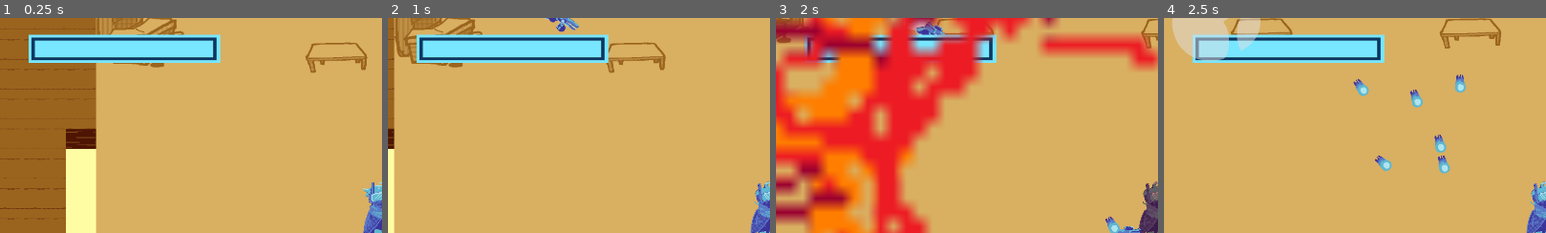
Above: before the commit, frames 1-4 (left to right).
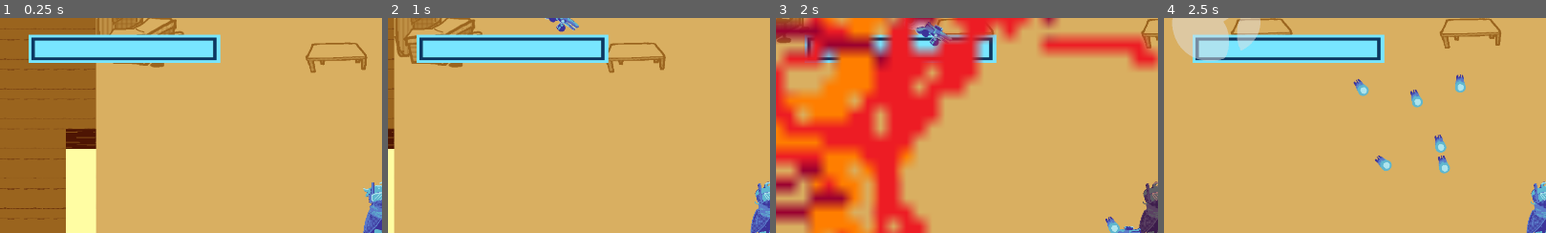
Above: after the commit, the same moments.

Repository: mid-at-coding/imgd-game
Game: Godot game, scene res://scenes/dungeon_saloon_game.tscn
Two runs of this game, one before a commit and one after it. Both use one fixed random seed, a clock stepped at 60 frames per second and the inputs below. This scene is started directly instead of the project's main scene. Sound files missing from this copy of the repository are replaced by a short silence.
Inputs (mouse positions are % of the whole screen's width and height, from its top left):
- Up to frame 1 (0.25 s): no input
- Up to frame 2 (1 s): tap Enter (accept_pickup) at 0.5 s; move the mouse to (72, 45) at 0.52 s; hold D (move_right) from 0.53 s (still down); hold Enter (accept_pickup) from 0.53 s (still down); click (72, 45) at 0.67 s
- Up to frame 3 (2 s): move the mouse to (30, 55) at 1.27 s; release D (move_right) at 1.28 s; release Enter (accept_pickup) at 1.28 s; hold S (move_down) from 1.28 s (still down); tap Space (use_wipe) at 1.35 s
- Up to frame 4 (2.5 s): move the mouse to (60, 28) at 2.02 s; release S (move_down) at 2.03 s; hold D (move_right) from 2.03 s (still down); hold Enter (accept_pickup) from 2.03 s (still down)
The pictures show only the part of the screen within x 0-50%, y 0-50%; the shares and areas given below are measured in that part.

Frames 1-2 are identical in both runs. In frame 3, 0.2% of the frame differs, in the area x 38-46%, y 7-14%; in frame 4, nothing differs.

Commit message:
feat: added spawners that can unlock doors

Diff:
--- a/game/scenes/dungeon_saloon_game.tscn
+++ b/game/scenes/dungeon_saloon_game.tscn
@@ -7,6 +7,7 @@
 [ext_resource type="PackedScene" uid="uid://dsw8raqgacxsc" path="res://scenes/player.tscn" id="3_b81me"]
 [ext_resource type="PackedScene" uid="uid://4a4h5aa2xyig" path="res://scenes/mob.tscn" id="5_qfjux"]
 [ext_resource type="Script" uid="uid://d1746gglsvtso" path="res://scripts/creature_data.gd" id="6_0sklo"]
+[ext_resource type="Script" uid="uid://b8pqsvvo5pfbj" path="res://scripts/spawner.gd" id="6_6nlq8"]
 [ext_resource type="PackedScene" uid="uid://xp88v303vdqs" path="res://scenes/parameter_gun.tscn" id="7_px73g"]
 [ext_resource type="Script" uid="uid://bx7gx2juhxy5s" path="res://scripts/bullet_data.gd" id="8_6nlq8"]
 [ext_resource type="Script" uid="uid://2hlvq8ucffqs" path="res://scripts/gun_data.gd" id="9_vaknx"]
@@ -155,6 +156,7 @@
 [node name="Door_Entrance" parent="Doors" unique_id=883638600 instance=ExtResource("2_djq8p")]
 destination_level_tag = "level1_game"
 destination_door_tag = "Saloon"
+locked = false
 
 [node name="CollisionShape2D" parent="Doors/Door_Entrance" index="0" unique_id=1437705022]
 position = Vector2(1077, 1700)
@@ -182,56 +184,62 @@
 [node name="Spawn" parent="Doors/Door_Saloon1Right" index="1" unique_id=1116256810]
 position = Vector2(-111, 13)
 
-[node name="Mob" parent="." unique_id=1758012314 instance=ExtResource("5_qfjux")]
+[node name="Spawner" type="Node" parent="." unique_id=396690273]
+script = ExtResource("6_6nlq8")
+Creatures = Array[NodePath]([NodePath("Mob"), NodePath("Mob2"), NodePath("Mob3"), NodePath("Mob4"), NodePath("Mob5"), NodePath("Mob6")])
+Doors = Array[NodePath]([NodePath("../Doors/Door_Saloon1Left"), NodePath("../Doors/Door_Saloon1Right")])
+metadata/_custom_type_script = "uid://b8pqsvvo5pfbj"
+
+[node name="Mob" parent="Spawner" unique_id=1758012314 instance=ExtResource("5_qfjux")]
 position = Vector2(786, 481)
 creature_data = SubResource("Resource_oedvp")
 
-[node name="ParameterGun" parent="Mob" unique_id=941152522 instance=ExtResource("7_px73g")]
-position = Vector2(-19, 3)
-gun_data = SubResource("Resource_2uonm")
-target = 1
-
-[node name="Mob2" parent="." unique_id=2087214183 instance=ExtResource("5_qfjux")]
+[node name="ParameterGun" parent="Spawner/Mob" unique_id=941152522 instance=ExtResource("7_px73g")]
+position = Vector2(-19, 3)
+gun_data = SubResource("Resource_2uonm")
+target = 1
+
+[node name="Mob2" parent="Spawner" unique_id=2087214183 instance=ExtResource("5_qfjux")]
 position = Vector2(662, 808)
 creature_data = SubResource("Resource_oedvp")
 
-[node name="ParameterGun" parent="Mob2" unique_id=597036289 instance=ExtResource("7_px73g")]
-position = Vector2(-19, 3)
-gun_data = SubResource("Resource_2uonm")
-target = 1
-
-[node name="Mob3" parent="." unique_id=309064820 instance=ExtResource("5_qfjux")]
+[node name="ParameterGun" parent="Spawner/Mob2" unique_id=597036289 instance=ExtResource("7_px73g")]
+position = Vector2(-19, 3)
+gun_data = SubResource("Resource_2uonm")
+target = 1
+
+[node name="Mob3" parent="Spawner" unique_id=309064820 instance=ExtResource("5_qfjux")]
 position = Vector2(1278, 811)
 creature_data = SubResource("Resource_oedvp")
 
-[node name="ParameterGun" parent="Mob3" unique_id=1317766945 instance=ExtResource("7_px73g")]
-position = Vector2(-19, 3)
-gun_data = SubResource("Resource_2uonm")
-target = 1
-
-[node name="Mob4" parent="." unique_id=551567926 instance=ExtResource("5_qfjux")]
+[node name="ParameterGun" parent="Spawner/Mob3" unique_id=1317766945 instance=ExtResource("7_px73g")]
+position = Vector2(-19, 3)
+gun_data = SubResource("Resource_2uonm")
+target = 1
+
+[node name="Mob4" parent="Spawner" unique_id=551567926 instance=ExtResource("5_qfjux")]
 position = Vector2(1528, 514)
 creature_data = SubResource("Resource_oedvp")
 
-[node name="ParameterGun" parent="Mob4" unique_id=333321084 instance=ExtResource("7_px73g")]
-position = Vector2(-19, 3)
-gun_data = SubResource("Resource_2uonm")
-target = 1
-
-[node name="Mob5" parent="." unique_id=574568666 instance=ExtResource("5_qfjux")]
+[node name="ParameterGun" parent="Spawner/Mob4" unique_id=333321084 instance=ExtResource("7_px73g")]
+position = Vector2(-19, 3)
+gun_data = SubResource("Resource_2uonm")
+target = 1
+
+[node name="Mob5" parent="Spawner" unique_id=574568666 instance=ExtResource("5_qfjux")]
 position = Vector2(1085, 670)
 creature_data = SubResource("Resource_oedvp")
 
-[node name="ParameterGun" parent="Mob5" unique_id=1594448992 instance=ExtResource("7_px73g")]
-position = Vector2(-19, 3)
-gun_data = SubResource("Resource_2uonm")
-target = 1
-
-[node name="Mob6" parent="." unique_id=2113850872 instance=ExtResource("5_qfjux")]
+[node name="ParameterGun" parent="Spawner/Mob5" unique_id=1594448992 instance=ExtResource("7_px73g")]
+position = Vector2(-19, 3)
+gun_data = SubResource("Resource_2uonm")
+target = 1
+
+[node name="Mob6" parent="Spawner" unique_id=2113850872 instance=ExtResource("5_qfjux")]
 position = Vector2(1278, 505)
 creature_data = SubResource("Resource_oedvp")
 
-[node name="ParameterGun" parent="Mob6" unique_id=221023609 instance=ExtResource("7_px73g")]
+[node name="ParameterGun" parent="Spawner/Mob6" unique_id=221023609 instance=ExtResource("7_px73g")]
 position = Vector2(-19, 3)
 gun_data = SubResource("Resource_2uonm")
 target = 1
--- a/game/scenes/dungeon_saloon_left_game.tscn
+++ b/game/scenes/dungeon_saloon_left_game.tscn
@@ -222,6 +222,7 @@
 [node name="Door_Saloon2Left" parent="Doors" unique_id=883638600 instance=ExtResource("3_0aa7q")]
 destination_level_tag = "dungeon_saloon_game"
 destination_door_tag = "Saloon1Left"
+locked = false
 
 [node name="CollisionShape2D" parent="Doors/Door_Saloon2Left" index="0" unique_id=1437705022]
 position = Vector2(646.99994, 1115.9999)
--- a/game/scenes/dungeon_saloon_right_game.tscn
+++ b/game/scenes/dungeon_saloon_right_game.tscn
@@ -127,6 +127,7 @@
 [node name="Door_Saloon2Right" parent="Doors" unique_id=883638600 instance=ExtResource("3_c18hx")]
 destination_level_tag = "dungeon_saloon_game"
 destination_door_tag = "Saloon1Right"
+locked = false
 
 [node name="CollisionShape2D" parent="Doors/Door_Saloon2Right" index="0" unique_id=1437705022]
 position = Vector2(-179.99997, 1094)
--- a/game/scenes/level1_game.tscn
+++ b/game/scenes/level1_game.tscn
@@ -155,6 +155,7 @@
 position = Vector2(966, -375)
 destination_level_tag = "dungeon_saloon_game"
 destination_door_tag = "Entrance"
+locked = false
 
 [node name="CollisionShape2D" parent="Doors/Door_Saloon" index="0" unique_id=1437705022]
 position = Vector2(-10.999999, 32.999996)
@@ -166,6 +167,7 @@
 position = Vector2(1564, 2413)
 destination_level_tag = "npc_room_game"
 destination_door_tag = "npcIn"
+locked = false
 
 [node name="Spawn" parent="Doors/Door_npcOut" index="1" unique_id=1116256810]
 position = Vector2(-1, 69)
--- a/game/scripts/bullet_data.gd
+++ b/game/scripts/bullet_data.gd
@@ -6,6 +6,7 @@
 @export var maxRange : int = 1200
 ## How much damage the bullet deals when it hits
 @export var damage : int = 1
+# TODO: this class should probably be standalone
 enum OwnerClass { PLAYER, ENEMY }
 ## What owns the bullet
 @export var owner : OwnerClass = OwnerClass.PLAYER
--- a/game/scripts/door.gd
+++ b/game/scripts/door.gd
@@ -12,13 +12,12 @@
 @export var destination_level_tag: String
 @export var destination_door_tag: String
 @export var spawn_direction = "up"
-
+@export var locked = true
 @onready var spawn = $Spawn
 
 
 func _on_body_entered(body: Node2D) -> void:
 	if body is Creature:
-		# check if all enemies are defeated
-		var enemies = get_tree().get_nodes_in_group("enemies")
-		if enemies.is_empty():
-			NavigationManager.go_to_level(destination_level_tag, destination_door_tag)
+		if locked || body.creature_data.ownerMask != BulletData.OwnerClass.PLAYER:
+			return
+		NavigationManager.go_to_level(destination_level_tag, destination_door_tag)
--- /dev/null
+++ b/game/scripts/spawner.gd
@@ -0,0 +1,22 @@
+## This script is responsible for managing a number of creatures, and doing
+## something when all of them die
+# Parameters:
+#   Creatures: A list of the paths of all the Creatures that this Spawner is
+#     responsible for
+#   Doors: Paths to all of the Doors that this Spawner is responsible for
+# Tree:
+# [spawner] : Spawner
+# |_ (Creatures[0..n]) : Creature
+# |_ (Door[0..n]) : Door
+class_name Spawner extends Node
+@export var Creatures : Array[NodePath]
+@export var Doors : Array[NodePath]
+
+# Unlock the doors if all our creatures are gone
+func _physics_process(delta: float) -> void:
+	for creature_path in Creatures:
+		var creature = get_node(creature_path)
+		if creature != null:
+			return
+	for door_path in Doors:
+		get_node(door_path).locked = false
Not shown, added: game/scripts/spawner.gd.uid
